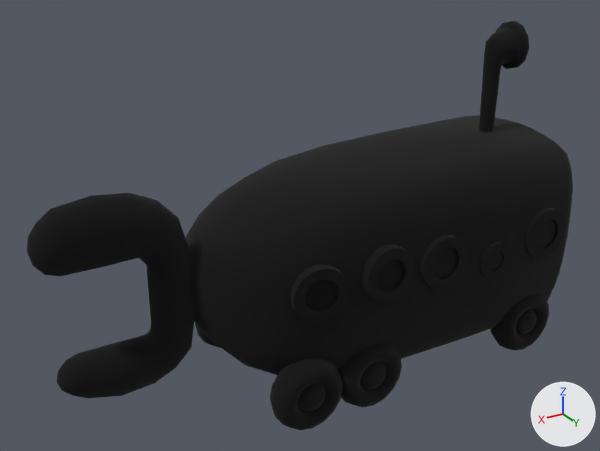
The glTF model assets/models/obstacles/busTSCP/scene.gltf as it was, and as the next commit left it.
Rendered twice from a 50 mm camera at (29.0, 47.3, 36.4) aimed at (0.6, -0.1, 12.8). Arrows for +X, +Y and +Z are at lower right; the lights stay in place. Where no turn or scale is listed for an object, it has been applied to the vertices. Vertices at the same position are counted once.
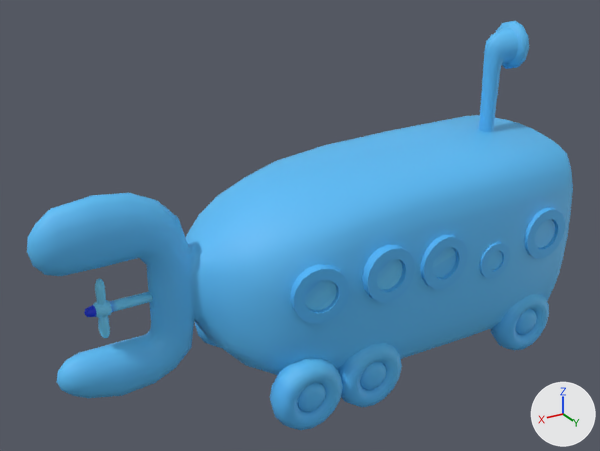
The newer file is also turned or shifted as a whole; pictures and numbers use the older file's frame.

The edits, one by one:
Picture 'Glass1Mtl_baseColor.png' (img_glass1mtl_basecolor_png) is new.
Material 'Glass1Mtl' (mat_glass1mtl) is new.
Its texture is img_glass1mtl_basecolor_png.
Its roughness is 0.6.
me_object_0 is used by ob_object_2; location (0.0, 0.0, 0.0).
me_object_0 had 6063 vertices, 11308 faces and spanned x -21.7..19.9, y -6.8..8.0, z 1.0..25.8.
me_object_0 now has 6374 vertices, 11976 faces and spans x -21.7..19.9, y -6.8..7.9, z 1.0..25.8.
me_object_0 part 1: a new loose piece of 32 vertices spanning x 15.2..16.2, y 0.0..1.1, z 10.0..11.1, in mat_glass1mtl (picture img_glass1mtl_basecolor_png).
me_object_0 part 2: a new loose piece of 29 vertices spanning x 15.4..16.0, y 0.1..1.0, z 10.9..12.7, in mat_glass1mtl (picture img_glass1mtl_basecolor_png).
me_object_0 part 3: a new loose piece of 29 vertices spanning x 15.4..16.0, y 0.1..1.0, z 8.4..10.2, in mat_glass1mtl (picture img_glass1mtl_basecolor_png).
me_object_0 part 4: a new loose piece of 25 vertices spanning x 12.2..16.9, y 0.2..0.9, z 10.2..10.9, in mat_glass1mtl (picture img_glass1mtl_basecolor_png).
Part 5, on me_object_0:
4 vertices are removed from x -10.2, y -6.7..7.8, z 9.3.
34 faces are deleted.
4 vertices move within x -10.2, y -6.7..7.8, z 9.3.
8 vertices are added at x -10.3..2.9, y -6.7..7.8, z 9.3..12.4.
174 new faces join them.
me_object_0 part 6: 11274 faces spanning x -21.7..19.9, y -6.8..7.9, z 1.0..25.8 switch from mat_wheels1mtl to mat_glass1mtl (picture img_glass1mtl_basecolor_png).

Changed parts and their boxes (x1, y1, x2, y2) in the pictures (600 x 451 px):
part 1 of me_object_0, added
    after: (93, 300, 112, 318)
part 2 of me_object_0, added
    after: (95, 279, 106, 305)
part 3 of me_object_0, added
    after: (98, 316, 110, 338)
part 4 of me_object_0, added (blue)
    after: (84, 292, 153, 317)
part 5 of me_object_0, built on
    before: (480, 268, 489, 279)
    after: (305, 247, 489, 310)
part 6 of me_object_0, recoloured (black to blue)
    both: (27, 21, 573, 430)
